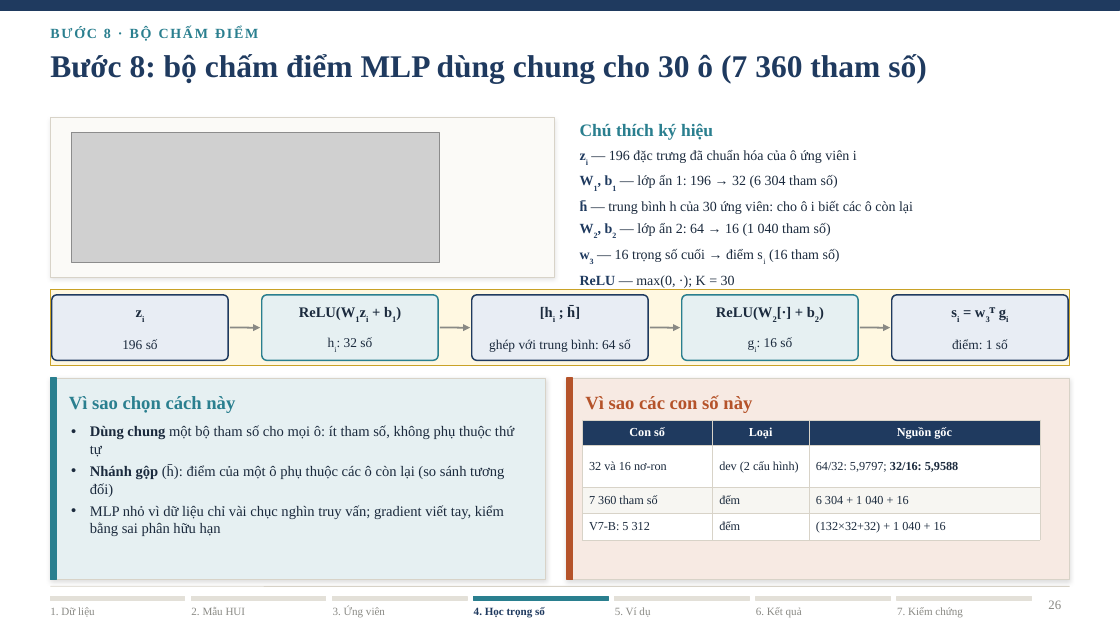
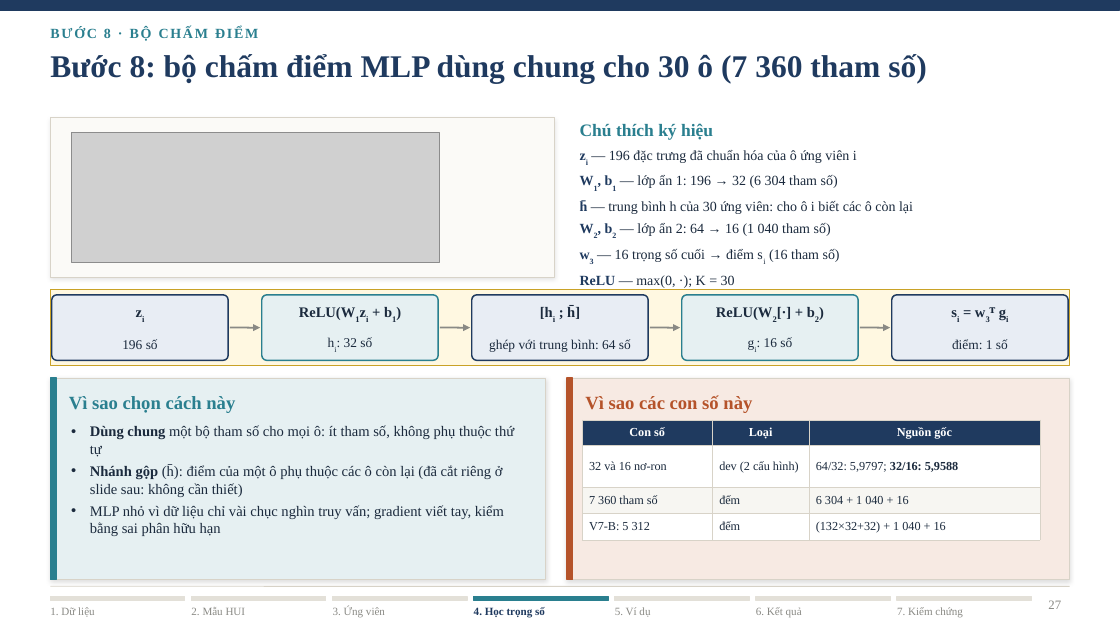
Before and after one commit to ThaiTaka/HUIM-IPS-, a slide deck: slide 27 of BAOCAO/Slide_HUIM_IPS_V7_day_du.pptx (slide 26 before the commit). Drawn at 1120x630 pixels with LibreOffice and Linux fonts; fonts in the diff are those of the drawing; grey boxes stand for pictures. Boxes give left, top, right and bottom in pixels: in the first picture for what was removed or moved away, otherwise in the second. Text is boxed around its words. In the diff, an @@ line names an element or a change of style, - is before the commit and + after.

```diff
--- a/BAOCAO/Slide_HUIM_IPS_V7_day_du.pptx
+++ b/BAOCAO/Slide_HUIM_IPS_V7_day_du.pptx
@@ text at bbox=[90, 465, 503, 497]: text changed @@
-• Nhánh gộp (h̄): điểm của một ô phụ thuộc các ô còn lại (so sánh tương đối)
+• Nhánh gộp (h̄): điểm của một ô phụ thuộc các ô còn lại (đã cắt riêng ở slide sau: không cần thiết)
@@ page number at bbox=[1048, 600, 1061, 609]: text changed @@
-26
+27
```
Also in this commit, not shown: 5 other slides changed, 4 slides added, 7 other files.
